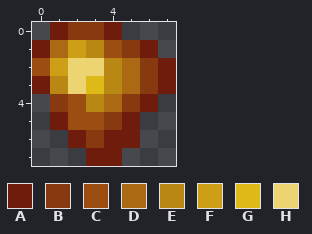
Pixel-art sprite: Assets/Textures/Items/AeriumOre.png. The first picture shows the starting point.
The file is 16x16 pixels, drawn in blocks of 2x2; one block is one cell here. Colours within 5 levels of each other are drawn and written as one.
Palette (. is transparent): A #701c0d  B #87390f  C #9c4d11  D #ab6913  E #b88714  F #cc9f16  G #deba18  H #ebd471
Pixels before, first column x 0:
0 .ABBA...
1 ADFECBA.
2 CFHHEDBA
3 AEHGEDBA
4 .BCEDBA.
5 .ACCBA..
6 ..ABAA..
7 ...AA...
Once edited:
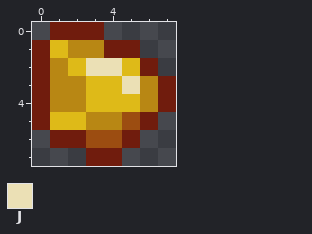
Colours new in this view: J #ebe0b5
The edit:
Changed rows in their new state; - is an unchanged pixel.
first column x 0:
0 --AA.---
1 -GE-AA.-
2 AEGJJGA.
3 --E-GJE-
4 AEEGGGEA
5 AGGEECA-
6 -A-CC---
